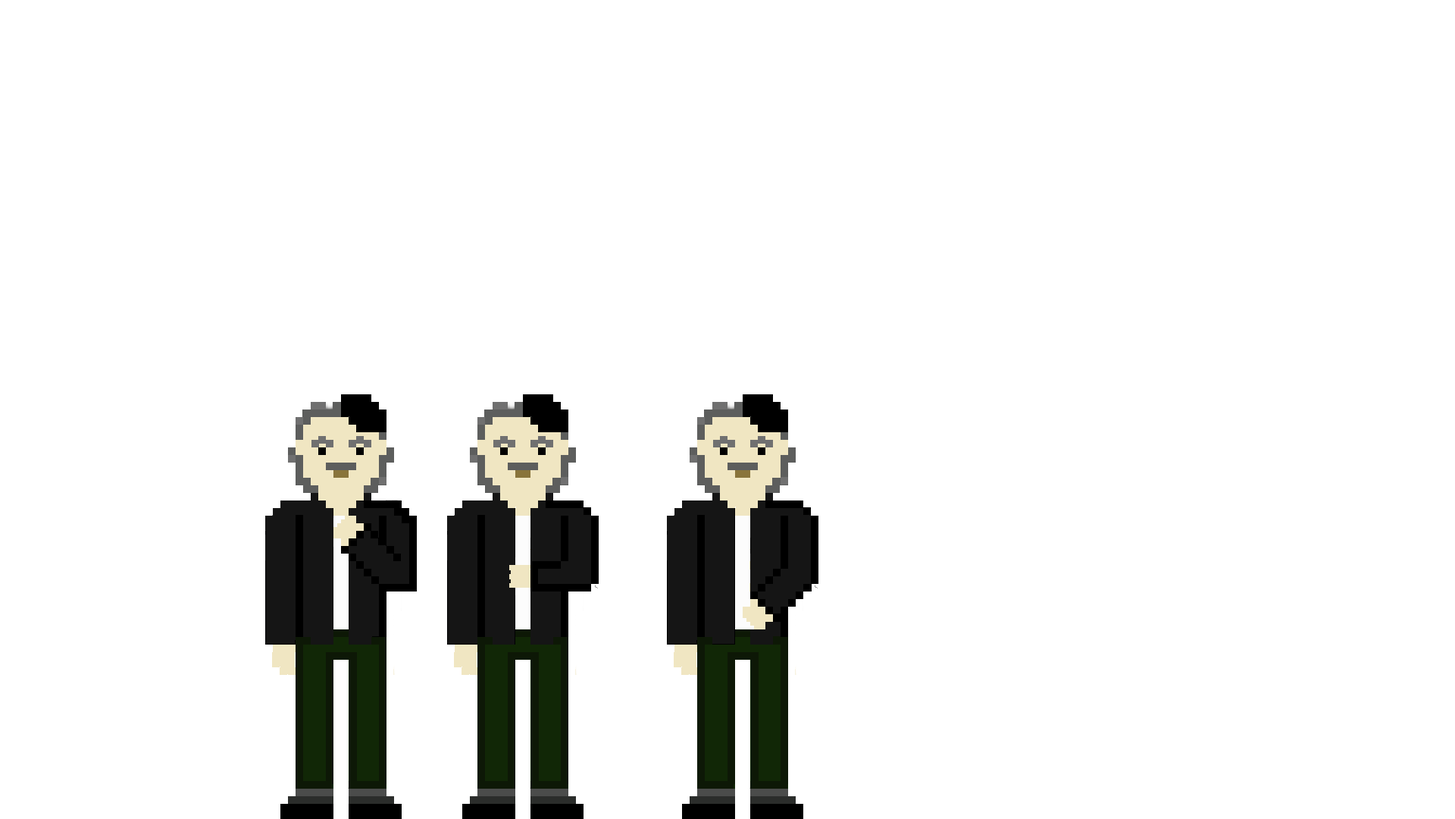
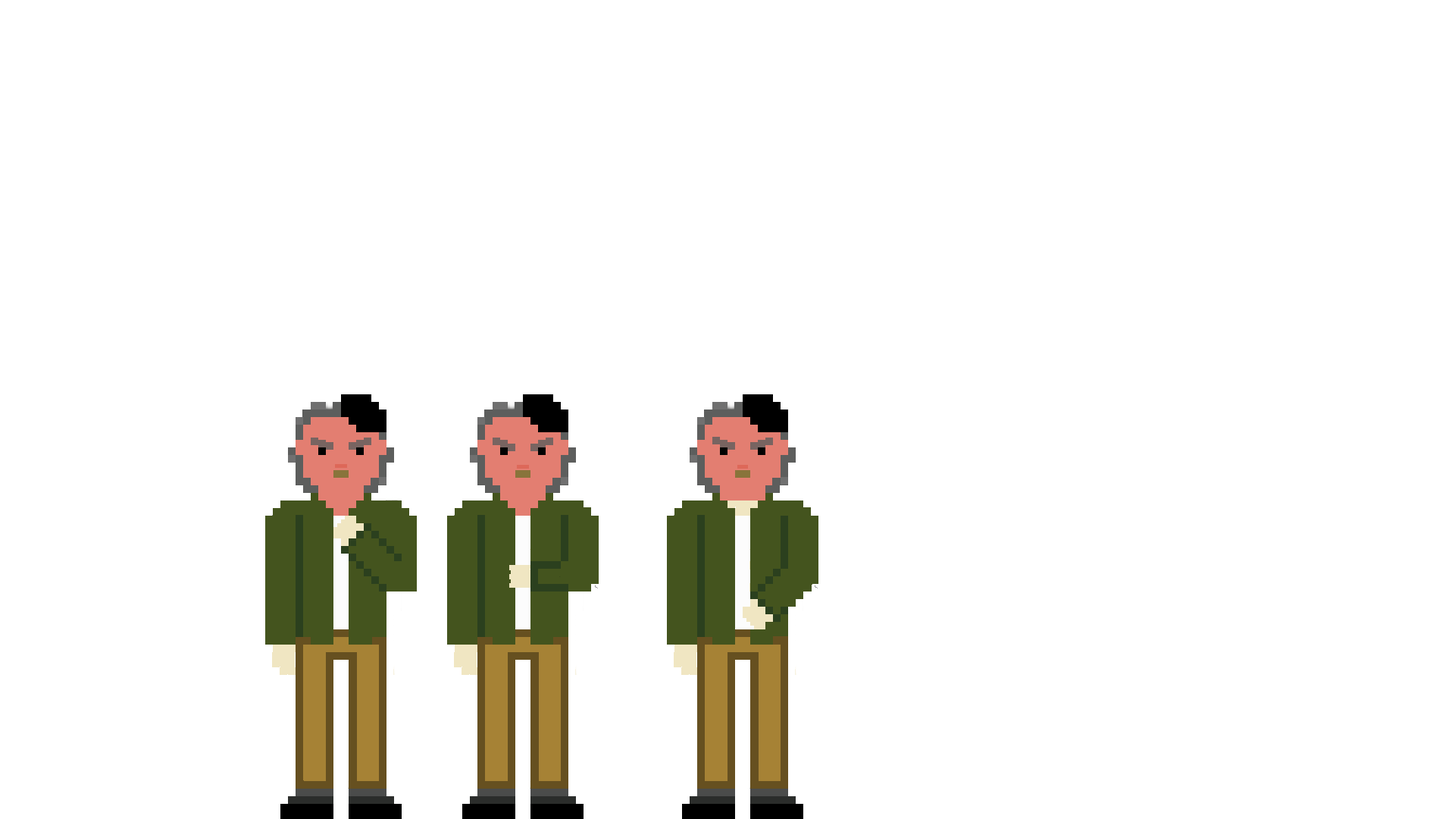
Two versions of the same layered image (1455px x 819px). Layer-by-layer changes:
painted on "Calque 9" over <box>537,416,819,789</box>
painted on "Calque 8" over <box>265,416,740,789</box>
painted on "Calque 7" over <box>295,416,705,789</box>
